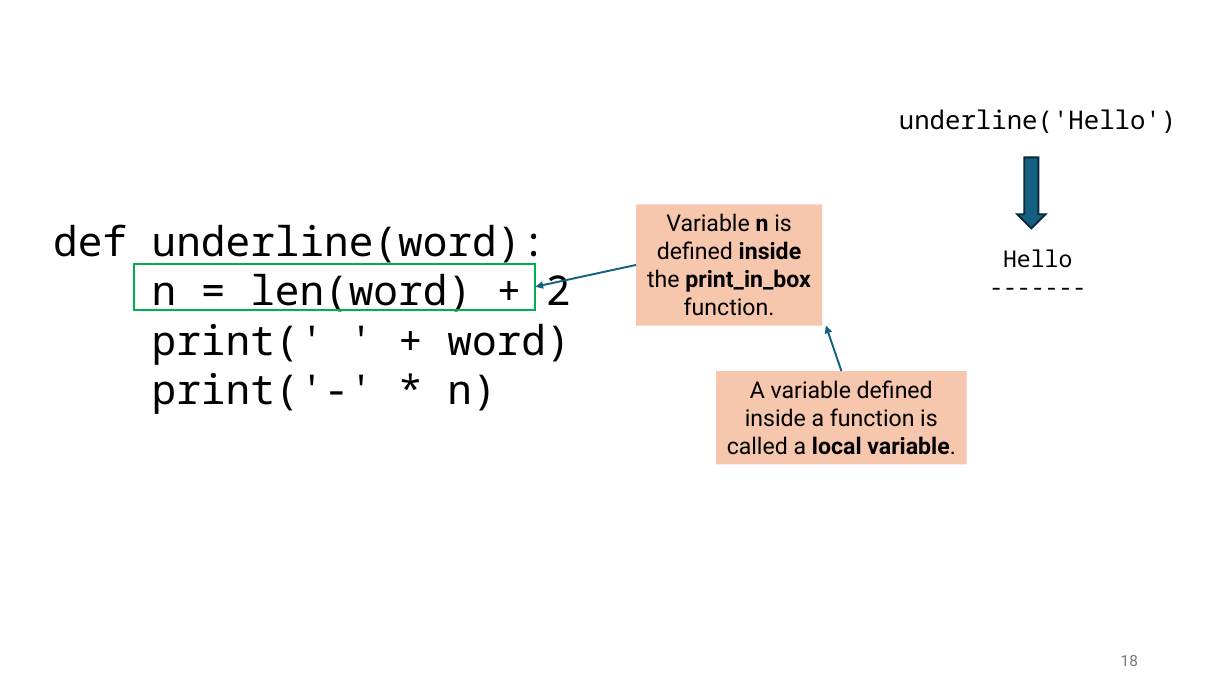
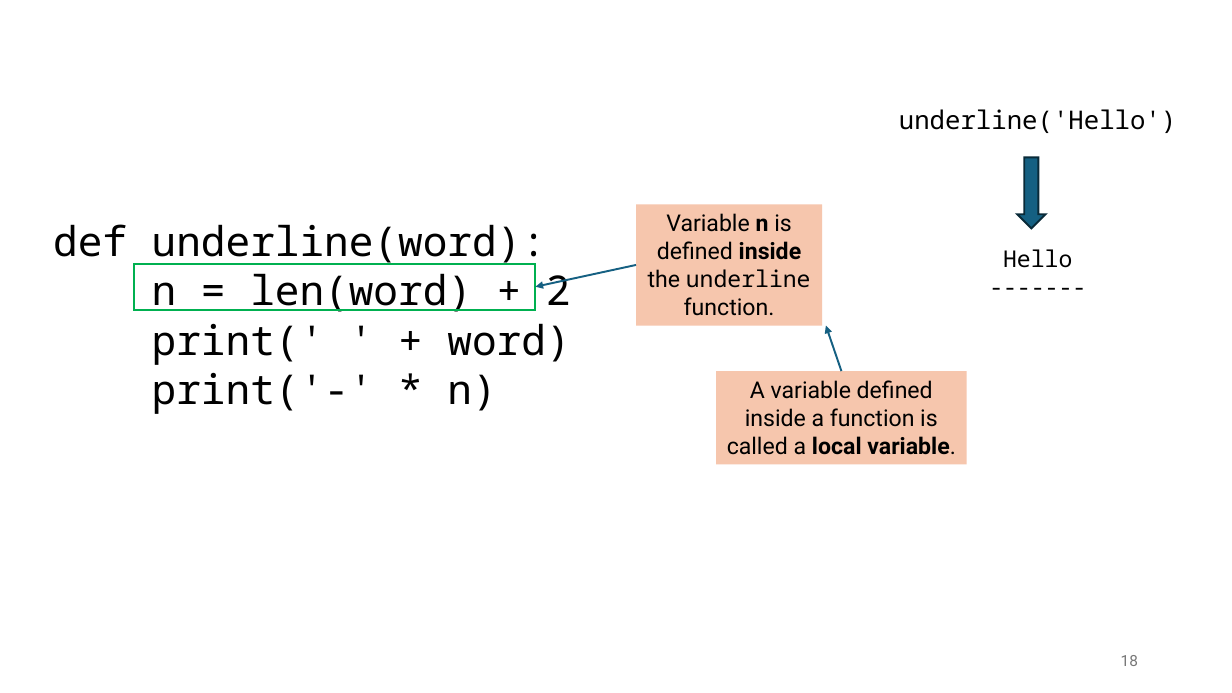
Before and after one commit to tjd1234/cmpt120spring2026, a slide deck: slide 18 of lecture_notes/chapter3/chapter3.pptx. Drawn at 1232x693 pixels with LibreOffice and Linux fonts; fonts in the diff are those of the drawing. Boxes give left, top, right and bottom in pixels: in the first picture for what was removed or moved away, otherwise in the second. Text is boxed around its words. In the diff, an @@ line names an element or a change of style, - is before the commit and + after.

```diff
--- a/lecture_notes/chapter3/chapter3.pptx
+++ b/lecture_notes/chapter3/chapter3.pptx
@@ text in rectangle at <box>648,213,811,316</box>: text changed @@
-Variable n is defined inside the print_in_box function.
+Variable n is defined inside the underline function.
```
Also in this commit, not shown: 15 other slides changed, 2 slides added, 30 other files.
